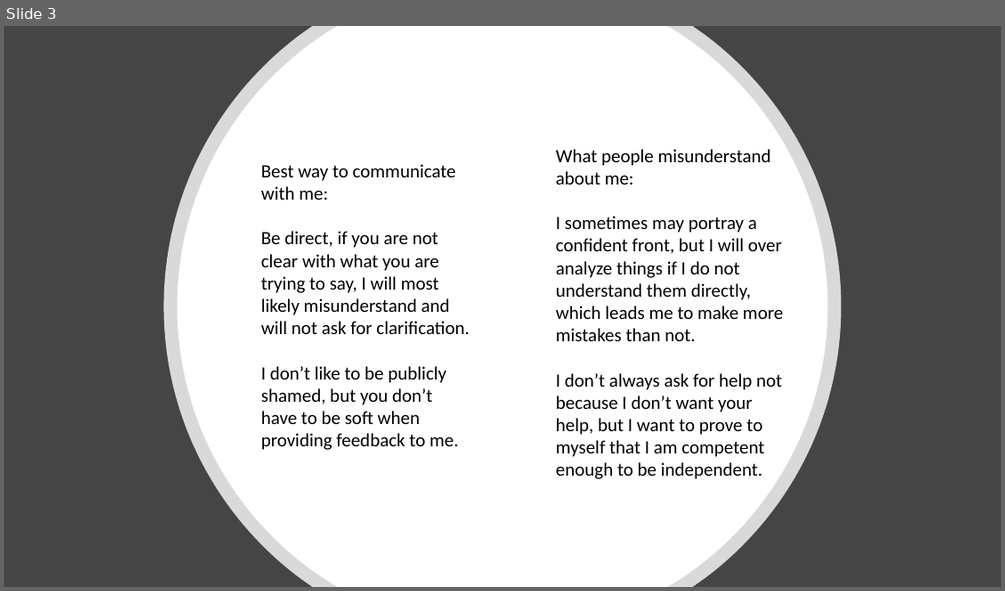
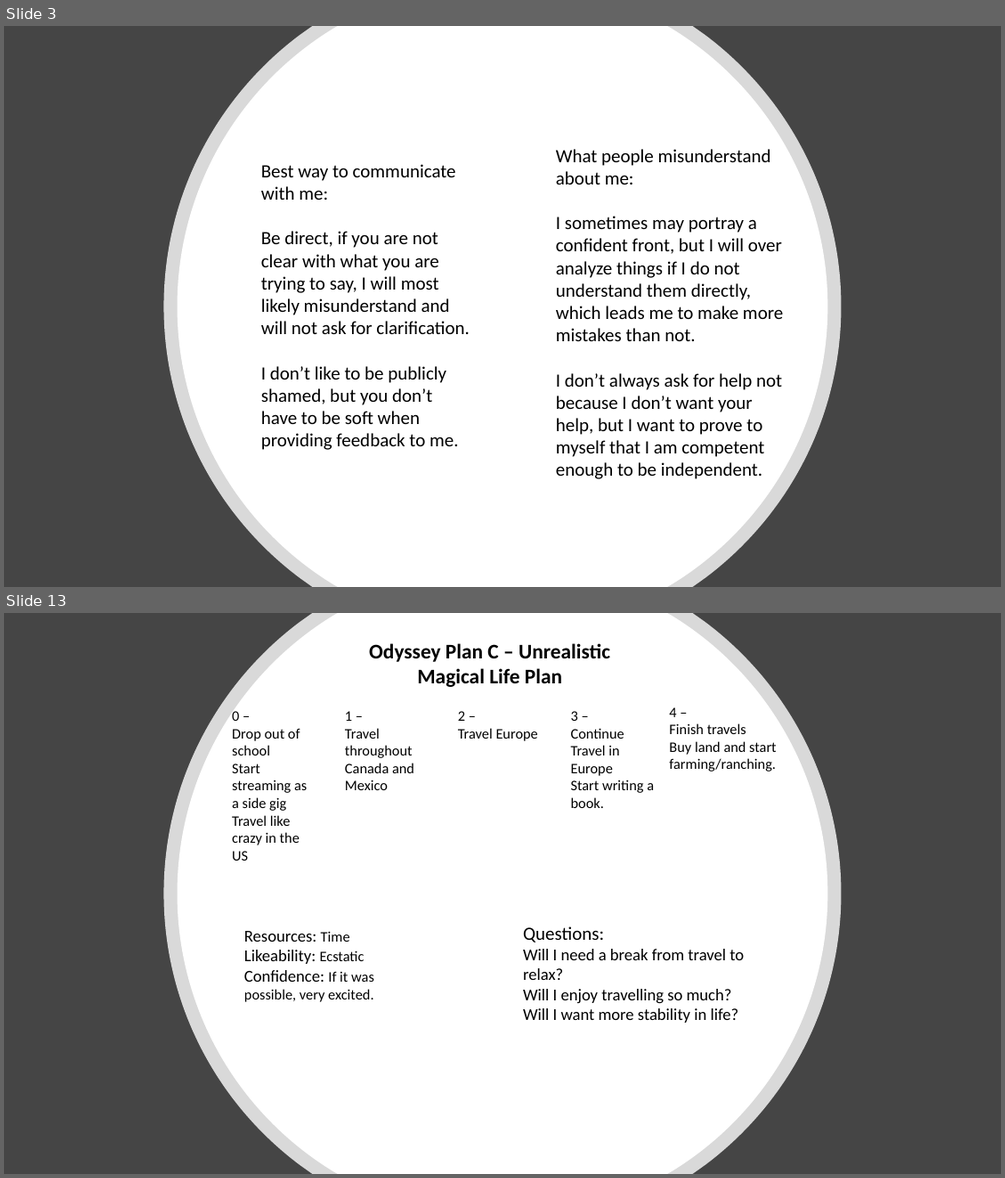
Before and after one commit to garrettstanger/CSE170, a slide deck: User Manual.pptx. Shown one above the other, each under a label of ours: slide 3 before the commit, slides 3 and 13 after it; the slides between them are not shown. The pictures are 1005x591 and 1005x1178 pixels, drawn with LibreOffice and Linux fonts; fonts in the diff are those of the drawing. Boxes give left, top, right and bottom in pixels: in the first picture for what was removed or moved away, otherwise in the second. Text is boxed around its words. In the diff, an @@ line names an element or a change of style, - is before the commit and + after.

```diff
--- a/User Manual.pptx
+++ b/User Manual.pptx
@@ slide 13 added at bbox=[4, 613, 1001, 1174], background #454545 @@
@@ freeform shape added at bbox=[164, 613, 841, 1174], fill #FFFFFF at 80% opacity @@
@@ freeform shape added at bbox=[178, 613, 828, 1174], fill #FFFFFF @@
@@ text added at bbox=[369, 643, 610, 687], 20 pt, text #000000, bold @@
+Odyssey Plan C – Unrealistic Magical Life Plan
@@ text added at bbox=[232, 711, 307, 860], 14 pt, text #000000 @@
+0 –
+Drop out of school
+Start streaming as a side gig
+Travel like crazy in the US
@@ text added at bbox=[345, 711, 414, 790], 14 pt, text #000000 @@
+1 –
+Travel throughout Canada and Mexico
@@ text added at bbox=[458, 711, 538, 741], 14 pt, text #000000 @@
+2 –
+Travel Europe
@@ text added at bbox=[571, 711, 654, 808], 14 pt, text #000000 @@
+3 –
+Continue Travel in Europe
+Start writing a book.
@@ text added at bbox=[669, 707, 777, 771], 14 pt, text #000000 @@
+4 –
+Finish travels
+Buy land and start farming/ranching.
@@ text added at bbox=[244, 931, 374, 1002], 14 pt, text #000000 @@
+Resources: Time
+Likeability: Ecstatic
+Confidence: If it was possible, very excited.
@@ text added at bbox=[523, 926, 744, 1022], 16 pt, text #000000 @@
+Questions:
+Will I need a break from travel to relax?
+Will I enjoy travelling so much?
+Will I want more stability in life?
```
Also in this commit, not shown: 9 other slides added.
